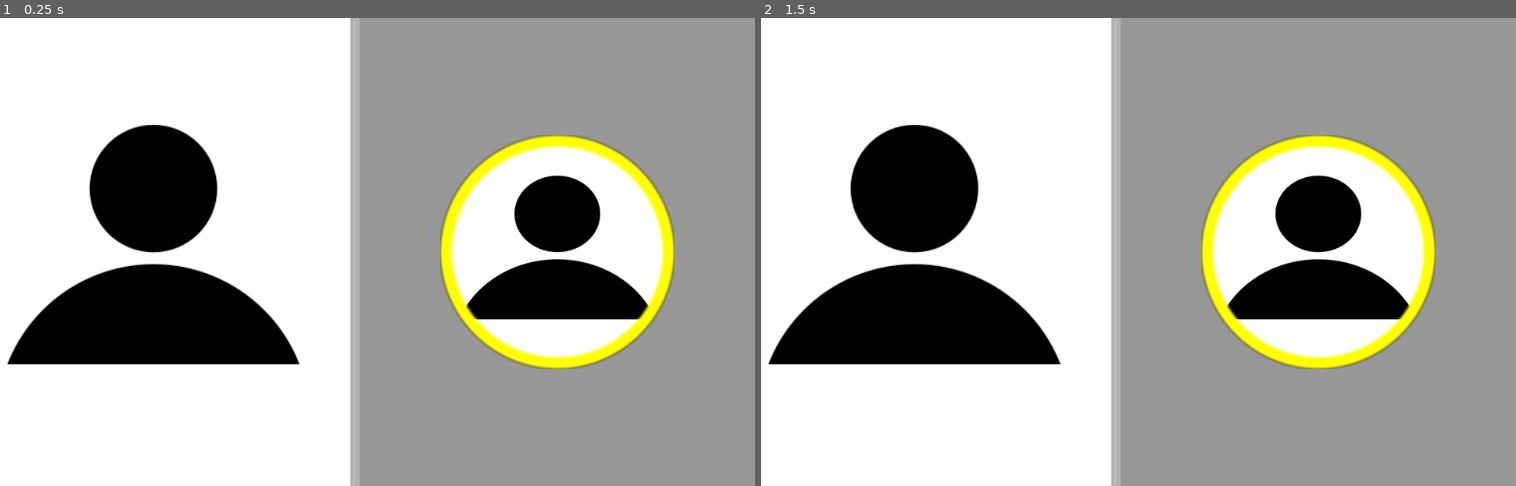
Above: before the commit, frames 1-2 (left to right).
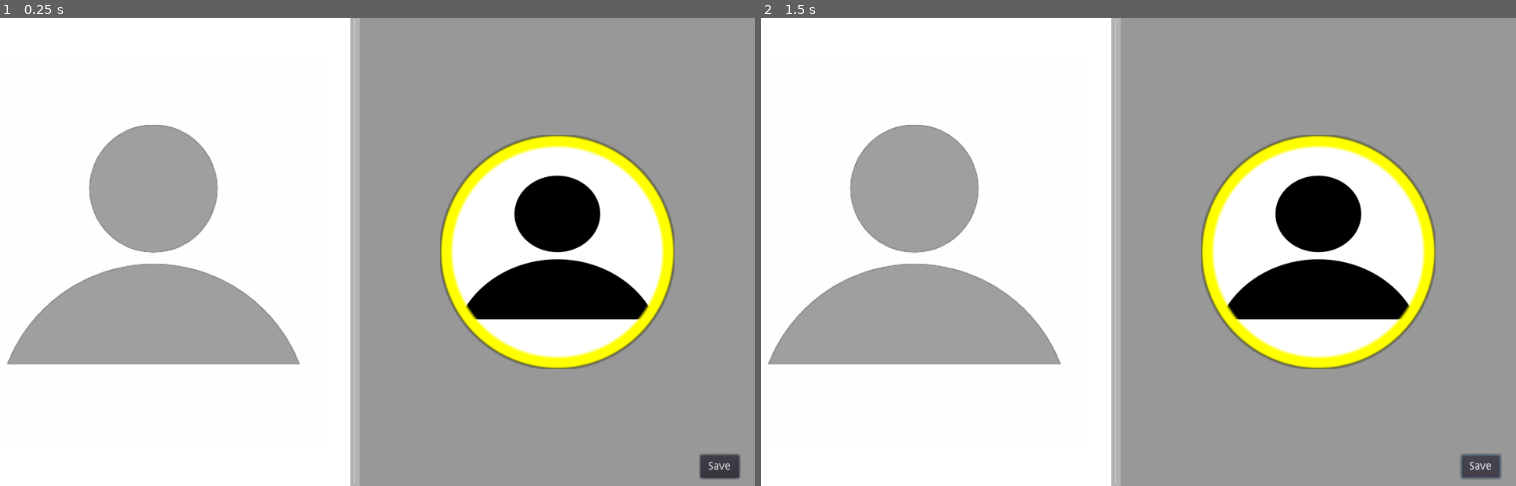
Above: after the commit, the same moments.

Repository: Daniel3dartist/Go.Token
Game: Godot game, scene res://Scenes/Main.tscn
Two runs of this game, one before a commit and one after it. Both use one fixed random seed, a clock stepped at 60 frames per second and the inputs below.
Inputs (mouse positions are in pixels of both pictures, inside the frame that each line leads up to):
- Up to frame 1 (0.25 s): no input
- Up to frame 2 (1.5 s): click (1478, 467) at 0.5 s, where only the run after the commit has a clickable "Save"; move the mouse to (1289, 228) at 1.27 s

The runs differ from the first frame. In frame 1, 10% of the frame differs, in the area x 1-99%, y 22-99%; in frame 2, 10%.

Commit message:
Added token saving system in a png image file

Diff:
--- a/Scenes/Main.tscn
+++ b/Scenes/Main.tscn
@@ -1,9 +1,8 @@
-[gd_scene load_steps=9 format=2]
+[gd_scene load_steps=15 format=2]
 
 [ext_resource path="res://Base_Image/Char_Base_Image.png" type="Texture" id=1]
-[ext_resource path="res://Base_Image/Char_Base_Image_300x300p.png" type="Texture" id=2]
-[ext_resource path="res://shader/Token_Shader.gdshader" type="Shader" id=3]
 [ext_resource path="res://Scripts/Main.gd" type="Script" id=4]
+[ext_resource path="res://Scenes/Token.tscn" type="PackedScene" id=5]
 
 [sub_resource type="StyleBoxFlat" id=2]
 bg_color = Color( 0.701961, 0.701961, 0.701961, 1 )
@@ -11,19 +10,76 @@
 [sub_resource type="StyleBoxFlat" id=1]
 bg_color = Color( 1, 1, 1, 1 )
 
+[sub_resource type="VisualShaderNodeTexture" id=7]
+texture = ExtResource( 1 )
+
+[sub_resource type="VisualShaderNodeVectorScalarMix" id=8]
+output_port_for_preview = 0
+
+[sub_resource type="VisualShaderNodeColorConstant" id=9]
+constant = Color( 0.625515, 0.625515, 0.625515, 1 )
+
+[sub_resource type="VisualShader" id=10]
+code = "shader_type canvas_item;
+uniform sampler2D tex_frg_2;
+
+
+
+void vertex() {
+// Output:0
+
+}
+
+void fragment() {
+// Color:4
+	vec3 n_out4p0 = vec3(0.625515, 0.625515, 0.625515);
+	float n_out4p1 = 1.000000;
+
+// Texture:2
+	vec4 tex_frg_2_read = texture(tex_frg_2, UV.xy);
+	vec3 n_out2p0 = tex_frg_2_read.rgb;
+	float n_out2p1 = tex_frg_2_read.a;
+
+// VectorScalarMix:3
+	vec3 n_out3p0 = mix(n_out4p0, n_out2p0, dot(n_out2p0, vec3(0.333333, 0.333333, 0.333333)));
+
+// Output:0
+	COLOR.rgb = n_out3p0;
+
+}
+
+void light() {
+// Output:0
+
+}
+"
+graph_offset = Vector2( -349.743, -41.1317 )
+mode = 1
+flags/light_only = false
+nodes/fragment/2/node = SubResource( 7 )
+nodes/fragment/2/position = Vector2( -340, 120 )
+nodes/fragment/3/node = SubResource( 8 )
+nodes/fragment/3/position = Vector2( 180, 40 )
+nodes/fragment/4/node = SubResource( 9 )
+nodes/fragment/4/position = Vector2( -80, 20 )
+nodes/fragment/connections = PoolIntArray( 3, 0, 0, 0, 2, 0, 3, 1, 4, 0, 3, 0, 2, 0, 3, 2 )
+
+[sub_resource type="ShaderMaterial" id=11]
+shader = SubResource( 10 )
+
 [sub_resource type="StyleBoxFlat" id=3]
 
-[sub_resource type="ShaderMaterial" id=4]
-shader = ExtResource( 3 )
-shader_param/outline_color = Color( 1, 1, 0, 1 )
-shader_param/inner_circle = 0.45
-shader_param/outer_circle = 0.5
-shader_param/uvs_x = 1.0
-shader_param/uvs_y = 1.0
-shader_param/uvm_x = null
-shader_param/uvm_y = null
-shader_param/smoothness = 0.01
-shader_param/tex_frg_2 = ExtResource( 2 )
+[sub_resource type="Environment" id=4]
+background_mode = 1
+background_color = Color( 1, 1, 1, 0 )
+
+[sub_resource type="Environment" id=6]
+background_mode = 1
+background_color = Color( 1, 1, 1, 0 )
+
+[sub_resource type="World" id=5]
+environment = SubResource( 4 )
+fallback_environment = SubResource( 6 )
 
 [node name="Main" type="Control"]
 anchor_right = 1.0
@@ -55,6 +111,7 @@
 custom_styles/panel = SubResource( 1 )
 
 [node name="Char_Image" type="TextureRect" parent="Panel/HBoxContainer/Panel"]
+material = SubResource( 11 )
 margin_left = 4.0
 margin_top = 50.0
 margin_right = 504.0
@@ -66,6 +123,17 @@
 expand = true
 stretch_mode = 6
 
+[node name="CenterContainer" type="CenterContainer" parent="Panel/HBoxContainer/Panel"]
+margin_right = 40.0
+margin_bottom = 40.0
+
+[node name="Label" type="Label" parent="Panel/HBoxContainer/Panel/CenterContainer"]
+margin_top = 4.0
+margin_right = 124.0
+margin_bottom = 35.0
+text = "Drop your file here.
+( JPG, PNG, GIF)"
+
 [node name="VSeparator" type="VSeparator" parent="Panel/HBoxContainer"]
 margin_left = 510.0
 margin_right = 514.0
@@ -98,12 +166,43 @@
 margin_right = 403.0
 margin_bottom = 600.0
 
-[node name="Token" type="TextureRect" parent="Panel/HBoxContainer/Panel2/VBoxContainer/HBoxContainer/CenterContainer"]
-material = SubResource( 4 )
+[node name="Token" parent="Panel/HBoxContainer/Panel2/VBoxContainer/HBoxContainer/CenterContainer" instance=ExtResource( 5 )]
+visible = false
+
+[node name="ViewportContainer" type="ViewportContainer" parent="Panel/HBoxContainer/Panel2/VBoxContainer/HBoxContainer/CenterContainer"]
 margin_top = 150.0
 margin_right = 300.0
 margin_bottom = 450.0
-rect_min_size = Vector2( 300, 300 )
-size_flags_horizontal = 3
-texture = ExtResource( 2 )
-stretch_mode = 4
+
+[node name="Viewport" type="Viewport" parent="Panel/HBoxContainer/Panel2/VBoxContainer/HBoxContainer/CenterContainer/ViewportContainer"]
+size = Vector2( 300, 300 )
+world = SubResource( 5 )
+transparent_bg = true
+handle_input_locally = false
+hdr = false
+render_target_update_mode = 3
+
+[node name="CenterContainer" type="CenterContainer" parent="Panel/HBoxContainer/Panel2/VBoxContainer/HBoxContainer/CenterContainer/ViewportContainer/Viewport"]
+margin_right = 300.0
+margin_bottom = 300.0
+
+[node name="Token" parent="Panel/HBoxContainer/Panel2/VBoxContainer/HBoxContainer/CenterContainer/ViewportContainer/Viewport/CenterContainer" instance=ExtResource( 5 )]
+margin_top = 0.0
+margin_bottom = 300.0
+
+[node name="Save_Button" type="Button" parent="."]
+anchor_left = 1.0
+anchor_top = 1.0
+anchor_right = 1.0
+anchor_bottom = 1.0
+margin_left = -70.0
+margin_top = -40.0
+margin_right = -20.0
+margin_bottom = -10.0
+rect_min_size = Vector2( 50, 30 )
+size_flags_horizontal = 0
+size_flags_vertical = 0
+text = "Save"
+icon_align = 1
+
+[connection signal="button_up" from="Save_Button" to="." method="_on_Save_Button_button_up"]
--- /dev/null
+++ b/Scenes/Token.tscn
@@ -0,0 +1,26 @@
+[gd_scene load_steps=4 format=2]
+
+[ext_resource path="res://Base_Image/Char_Base_Image_300x300p.png" type="Texture" id=1]
+[ext_resource path="res://shader/Token_Shader.gdshader" type="Shader" id=2]
+
+[sub_resource type="ShaderMaterial" id=4]
+shader = ExtResource( 2 )
+shader_param/outline_color = Color( 1, 1, 0, 1 )
+shader_param/inner_circle = 0.45
+shader_param/outer_circle = 0.5
+shader_param/uvs_x = 1.0
+shader_param/uvs_y = 1.0
+shader_param/uvm_x = null
+shader_param/uvm_y = null
+shader_param/smoothness = 0.01
+shader_param/tex_frg_2 = ExtResource( 1 )
+
+[node name="Token" type="TextureRect"]
+material = SubResource( 4 )
+margin_top = 150.0
+margin_right = 300.0
+margin_bottom = 450.0
+rect_min_size = Vector2( 300, 300 )
+size_flags_horizontal = 3
+texture = ExtResource( 1 )
+stretch_mode = 4
--- /dev/null
+++ b/Scenes/view.tscn
@@ -0,0 +1,28 @@
+[gd_scene load_steps=2 format=2]
+
+[ext_resource path="res://Scenes/Token.tscn" type="PackedScene" id=1]
+
+[node name="Node" type="Node"]
+
+[node name="ViewportContainer" type="ViewportContainer" parent="."]
+anchor_left = 0.5
+anchor_top = 0.5
+anchor_right = 0.5
+anchor_bottom = 0.5
+margin_left = -512.0
+margin_top = -300.0
+margin_right = -212.0
+
+[node name="Viewport" type="Viewport" parent="ViewportContainer"]
+size = Vector2( 300, 300 )
+transparent_bg = true
+handle_input_locally = false
+render_target_update_mode = 3
+
+[node name="CenterContainer" type="CenterContainer" parent="ViewportContainer/Viewport"]
+margin_right = 300.0
+margin_bottom = 300.0
+
+[node name="Token" parent="ViewportContainer/Viewport/CenterContainer" instance=ExtResource( 1 )]
+margin_top = 0.0
+margin_bottom = 300.0
--- a/Scripts/Main.gd
+++ b/Scripts/Main.gd
@@ -1,14 +1,18 @@
 extends Control
 
+var BASE_PATH = 'user://'
 var is_mouse_in : bool = false
+
 onready var TexRect = $'Panel/HBoxContainer/Panel/Char_Image'
 onready var Token = $'Panel/HBoxContainer/Panel2/VBoxContainer/HBoxContainer/CenterContainer/Token'
 onready var _Panel = $'Panel/HBoxContainer/Panel'
 
 
 func _ready():
+	var path = BASE_PATH + 'Tokens'
+	Directory.new().make_dir(path)
+#	OS.shell_open(OS.get_base_dir())
 	get_tree().connect('files_dropped', self, '_on_files_dropped')
-
 
 func _on_files_dropped(files, screen):
 	var vx = _Panel.get_global_position().x + _Panel.rect_size.x
@@ -17,7 +21,7 @@
 		var PATH = files[0]
 		print(PATH)
 		var image_name
-		image_name = PATH.split('/')
+		image_name = PATH.split('\\')
 		image_name = '/%s' % image_name[-1]
 		print('\n\nImage_name\n\n', image_name, '\n\n')
 		load_char_image(PATH)
@@ -37,6 +41,13 @@
 #	print('\n\nChar_Image: ', char_image, '\n\n')
 #	emit_signal('load_image_token', valid_image)
 
+#	$'Node/ViewportContainer'.visible = false
+
+func _Save_Token():
+	var vc = $'Panel/HBoxContainer/Panel2/VBoxContainer/HBoxContainer/CenterContainer/ViewportContainer/Viewport'
+	var img = vc.get_viewport().get_texture().get_data()
+	img.flip_y()
+	img.save_png(OS.get_executable_path().get_base_dir() + '/img.png')
 
 func load_external_tex(path):
 	var tex_file = File.new()
@@ -66,3 +77,8 @@
 	tex_file.close()
 
 	return imgtex
+
+
+
+func _on_Save_Button_button_up():
+	_Save_Token()
--- a/default_env.tres
+++ b/default_env.tres
@@ -3,5 +3,6 @@
 [sub_resource type="ProceduralSky" id=1]
 
 [resource]
-background_mode = 2
+background_mode = 1
 background_sky = SubResource( 1 )
+background_color = Color( 0, 0, 0, 0 )
--- a/project.godot
+++ b/project.godot
@@ -25,3 +25,7 @@
 [rendering]
 
 environment/default_environment="res://default_env.tres"
+
+[user:]
+
+/=false
--- a/shader/Token_Shader.gdshader
+++ b/shader/Token_Shader.gdshader
@@ -1,5 +1,6 @@
 shader_type canvas_item;
 uniform sampler2D tex_frg_2;
+
 
 uniform vec4 outline_color:hint_color = vec4(1.0,1.0,0.0,1.0);
 uniform float inner_circle=0.45;
@@ -35,7 +36,6 @@
 	vec4 _color= mix (texture(tex_frg_2,(UV * uv_scale) - uv_offset),outline_color,smoothstep(inner_circle-smoothness,inner_circle+smoothness,dist));
 	 COLOR= mix (_color,alpha_color,smoothstep(outer_circle-smoothness,outer_circle+smoothness,dist));
 
-
 // Output:0
 //	COLOR.rgb = n_out2p0;
 
Not shown, added: export_presets.cfg
